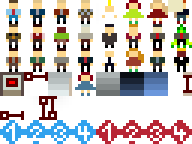
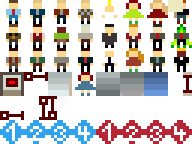
Two versions of the same layered image (192×144). Layer-by-layer changes:
added layer "Pasted Layer" above "sprites.png" over [120, 72, 144, 96]
